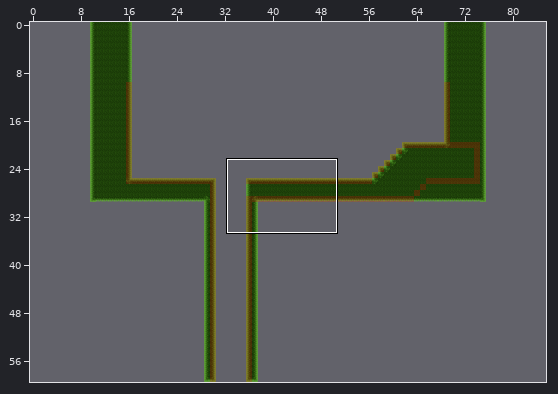
An edit to a level. Tiled map, Assets/Maps/testMap.tmx. The first picture is a wide view before the edit; the outline marks the close-up.
Close-up. Before the commit:
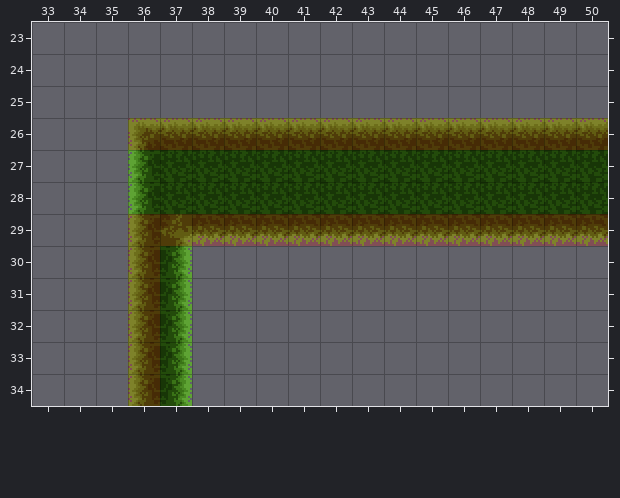
Cells are 16x16 px. Shown: x 33..50, y 23..34. The commit also changed other parts of the map, which this record leaves out. The old version is drawn lined up with the new one.
Now the later version:
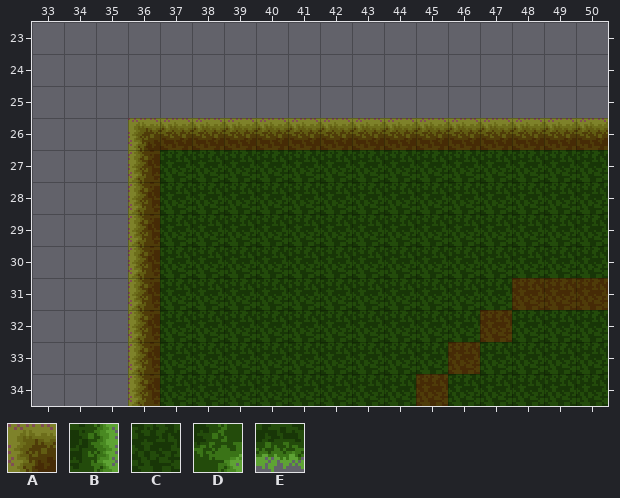
Key: from "RED": A 0; from "tiles1": B 7 flipped left-right, C 8, D 12 flipped on the other diagonal, E 18.
_ is an empty cell.
See-through tiles are keyed as they look on the map.
The edit:
{"change": "map size 66x60 -> 86x60 cells (old content now starts at 10,0; both pictures use the new coordinates)"}
{"where": "layer \"Tiles\""}
{"y":29,"x":37,"old":"DEEEEEEEEEEEEE","new":"CCCCCCCCCCCCCC"}
{"y":30,"x":37,"old":"B_____________","new":"CCCCCCCCCCCCCC"}
{"y":31,"x":37,"old":"B_____________","new":"CCCCCCCCCCCCCC"}
{"y":32,"x":37,"old":"B_____________","new":"CCCCCCCCCCCCCC"}
{"y":33,"x":37,"old":"B_____________","new":"CCCCCCCCCCCCCC"}
{"y":34,"x":37,"old":"B_____________","new":"CCCCCCCCCCCCCC"}
{"where": "layer \"Collisions\""}
{"y":27,"x":36,"old":"_","new":"A"}
{"y":28,"x":36,"old":"_","new":"A"}
{"y":29,"x":37,"old":"AAAAAAAAAAAAAA","new":"______________"}
{"y":31,"x":48,"old":"___","new":"AAA"}
{"y":32,"x":47,"old":"_","new":"A"}
{"y":33,"x":46,"old":"_","new":"A"}
{"y":34,"x":45,"old":"_","new":"A"}
{"label":"changed","picture_box":[128,150,608,406]}
